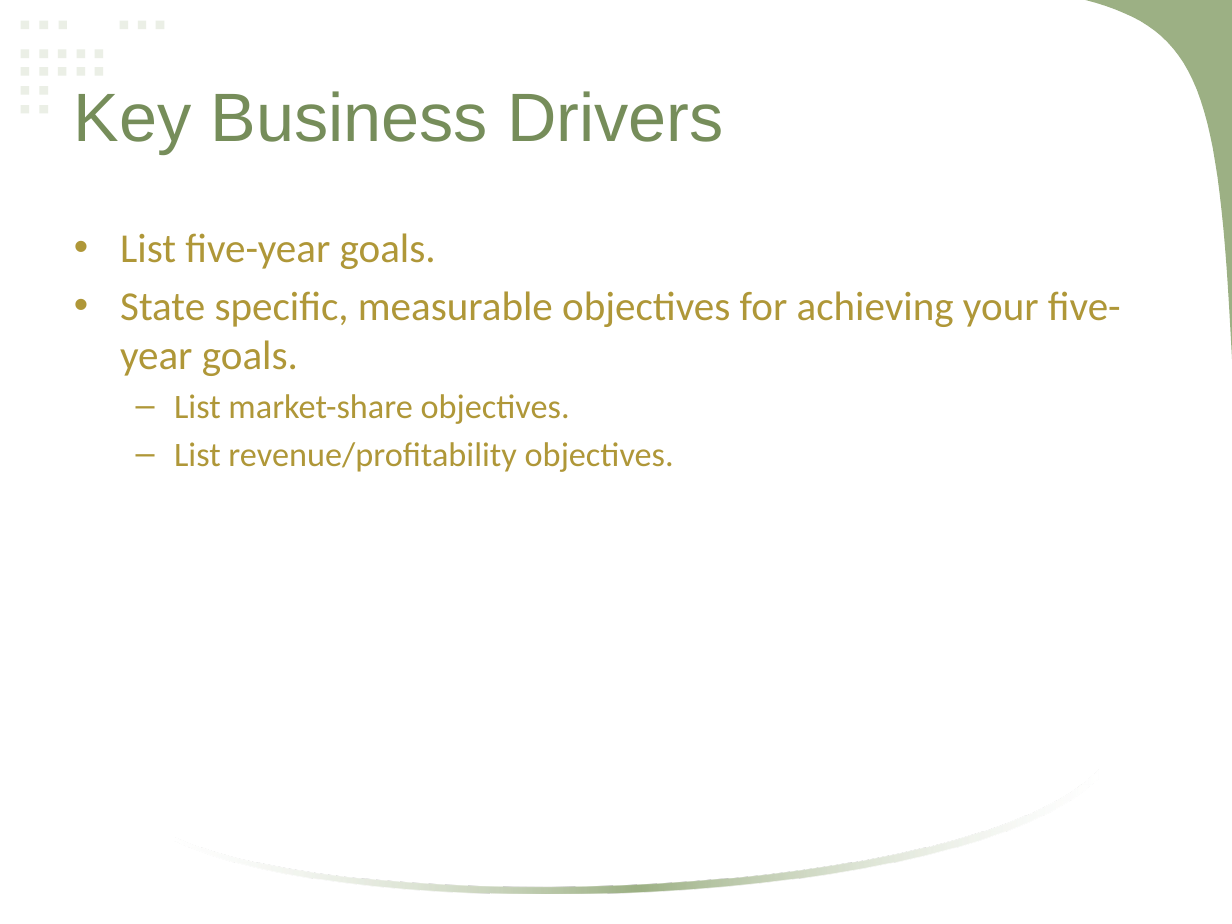
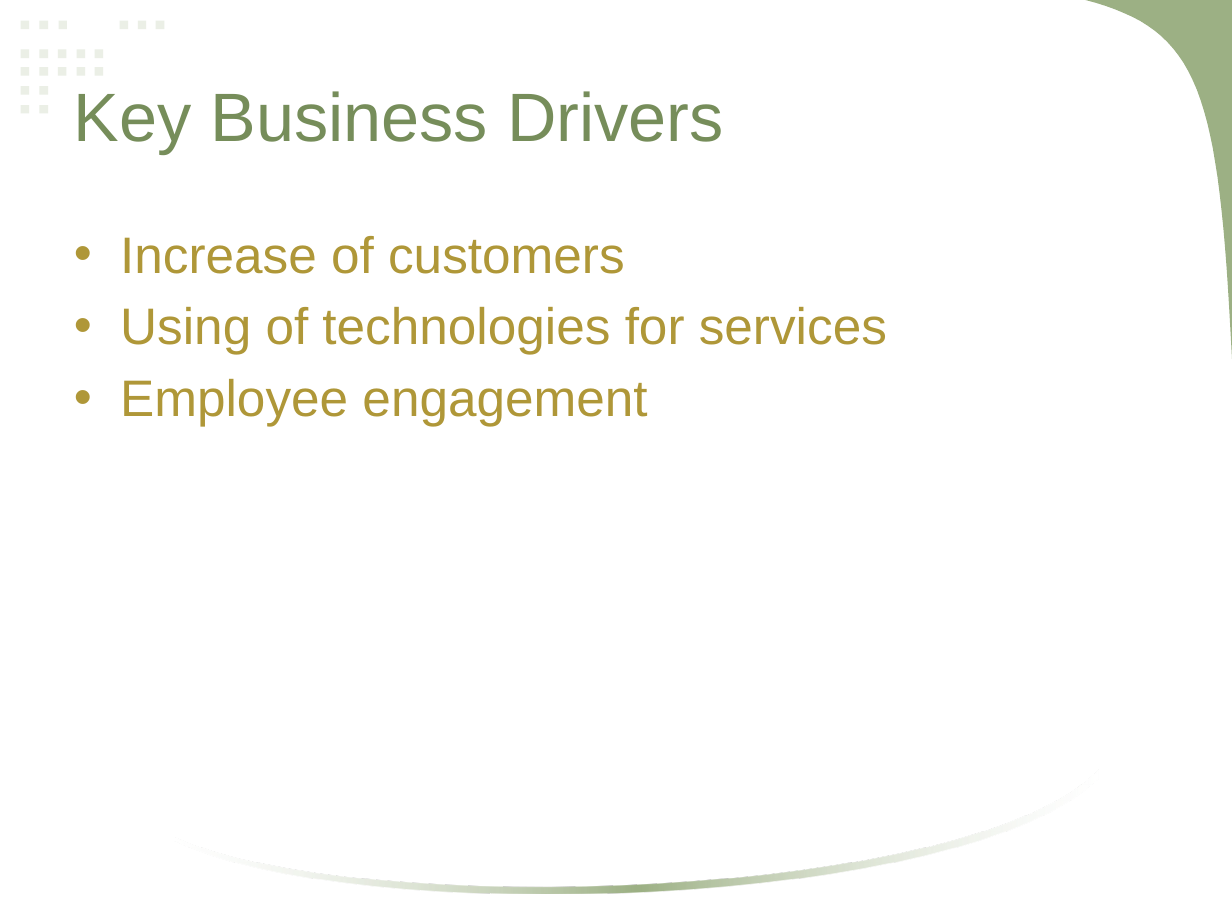
Before and after one commit to mlbelchez/Project---MNSYSIT, a slide deck: slide 15 of Presentation/Neomace Travel and Tours.pptx. Drawn at 1232x924 pixels with LibreOffice and Linux fonts; fonts in the diff are those of the drawing. Boxes give left, top, right and bottom in pixels: in the first picture for what was removed or moved away, otherwise in the second. Text is boxed around its words. In the diff, an @@ line names an element or a change of style, - is before the commit and + after.

```diff
--- a/Presentation/Neomace Travel and Tours.pptx
+++ b/Presentation/Neomace Travel and Tours.pptx
@@ text at (120,236,887,426): text changed; size 24 to 30 pt; font Calibri to Arial @@
-• List five-year goals.
-• State specific, measurable objectives for achieving your five-year goals.
-  – List market-share objectives.
-  – List revenue/profitability objectives.
+• Increase of customers
+• Using of technologies for services
+• Employee engagement
```
Also in this commit, not shown: 7 other slides changed, 10 slides added, 4 slides removed.
